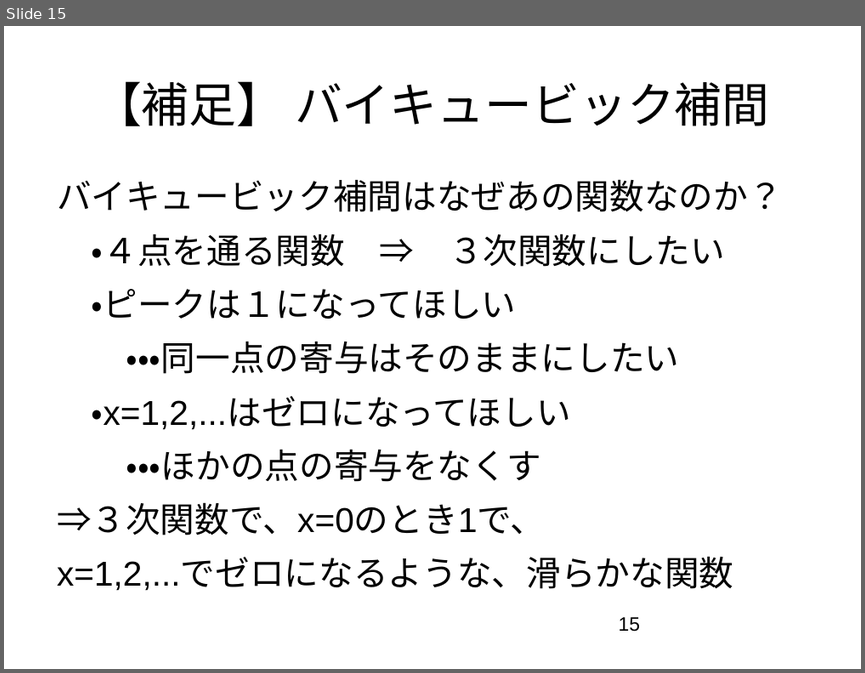
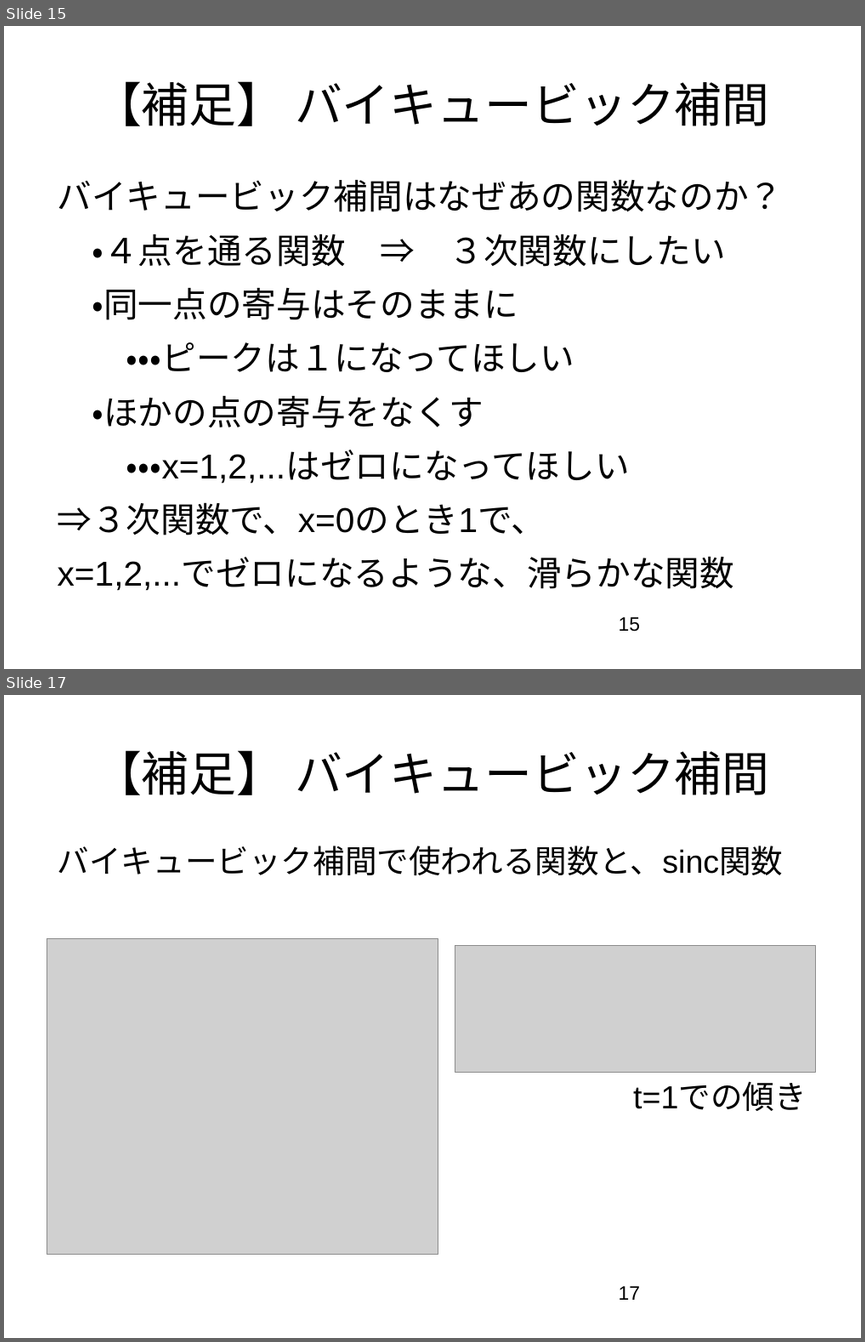
Before and after one commit to YoshiProton/lets_enjoy_cv_programing, a slide deck: Kondo/Slides/CV勉強会_160903_(8.3.1～8.3.4)_kondo.ppt. Shown one above the other, each under a label of ours: slide 15 before the commit, slides 15 and 17 after it; the slides between them are not shown. The pictures are 865x673 and 865x1342 pixels, drawn with LibreOffice and Linux fonts; fonts in the diff are those of the drawing; grey boxes stand for pictures. Boxes give left, top, right and bottom in pixels: in the first picture for what was removed or moved away, otherwise in the second. Text is boxed around its words. In the diff, an @@ line names an element or a change of style, - is before the commit and + after.

```diff
--- a/Kondo/Slides/CV勉強会_160903_(8.3.1～8.3.4)_kondo.ppt
+++ b/Kondo/Slides/CV勉強会_160903_(8.3.1～8.3.4)_kondo.ppt
@@ slide 17 added at bbox=[4, 695, 861, 1338], background #FFFFFF @@
@@ title added at bbox=[94, 750, 770, 795], 44 pt, text #000000 @@
+【補足】 バイキュービック補間
@@ text added at bbox=[58, 845, 806, 1111], 29.6 pt, text #000000 @@
+バイキュービック補間で使われる関数と、sinc関数
+t=1での傾きをaとする と、一般的な式となる。
@@ picture added at bbox=[46, 938, 438, 1253] @@
@@ picture added at bbox=[455, 946, 816, 1072] @@
@@ page number added at bbox=[619, 1286, 640, 1299], 18 pt, text #000000 @@
+17
@@ slide 15 changed as well @@
@@ text at bbox=[58, 179, 783, 590]: indent changed @@
@@ text at bbox=[92, 288, 630, 483]: text changed @@
-・ピークは１になってほしい
-・・・同一点の寄与はそのままにしたい
-・x=1,2,...はゼロになってほしい
-・・・ほかの点の寄与をなくす
+・同一点の寄与はそのままに
+・・・ピークは１になってほしい
+・ほかの点の寄与をなくす
+・・・x=1,2,...はゼロになってほしい
```
Also in this commit, not shown: 14 other slides changed, 2 other slides added.
